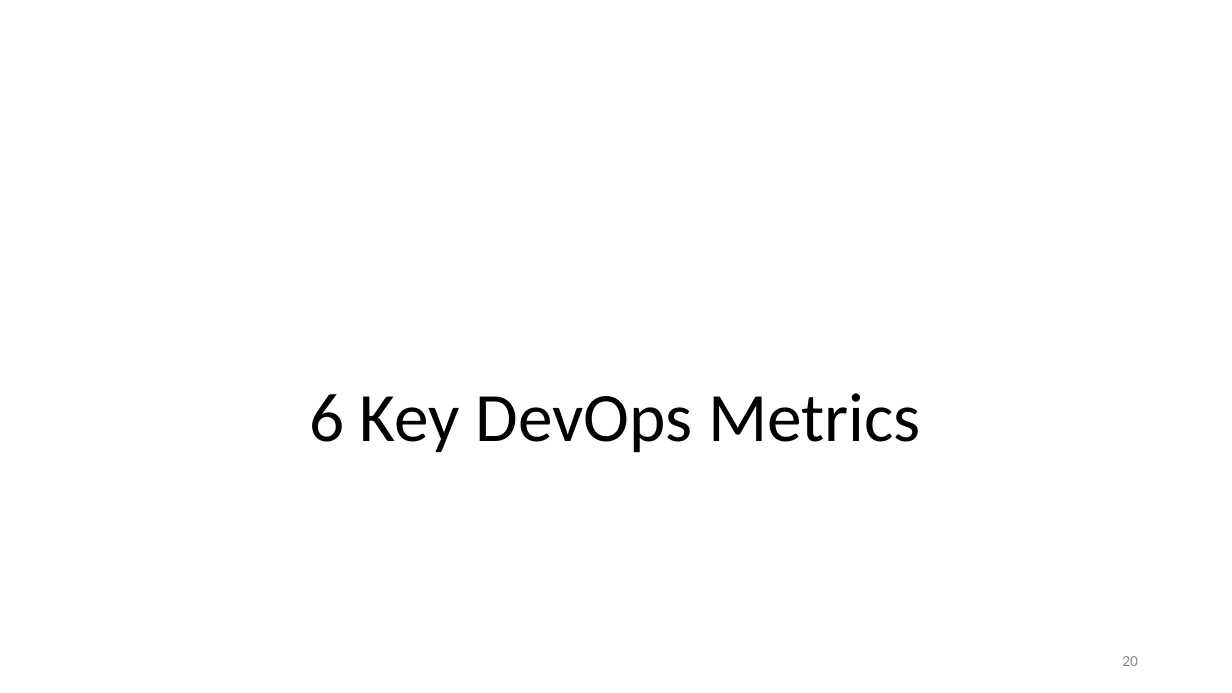
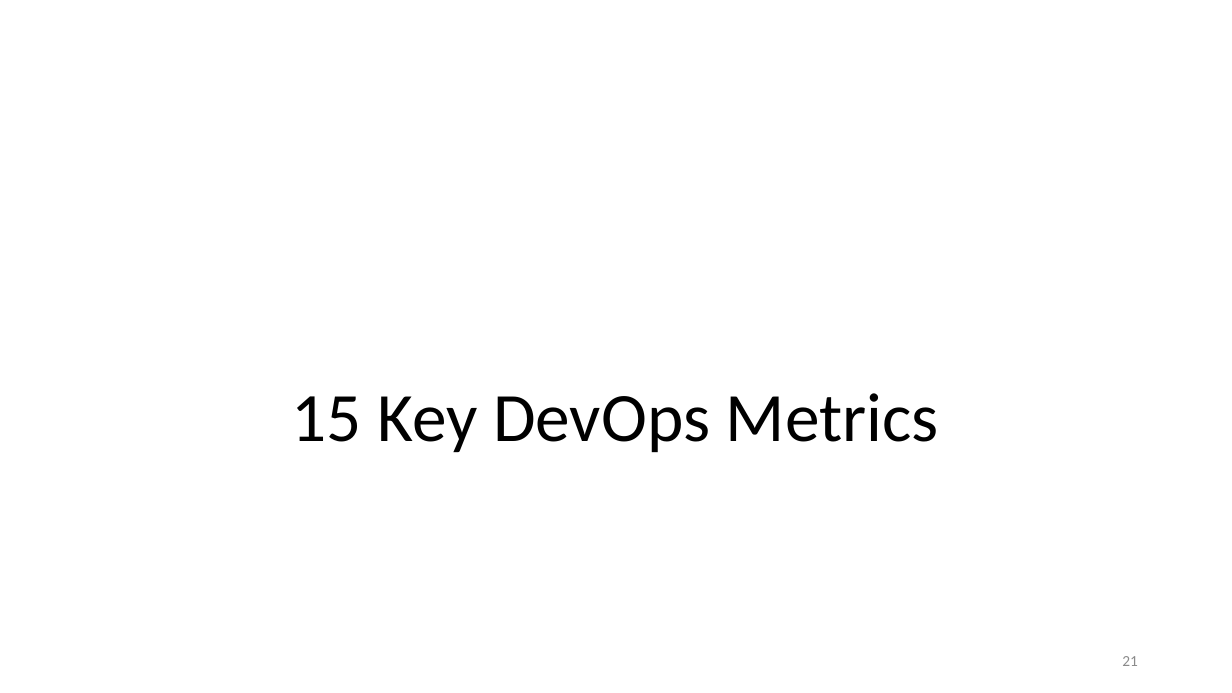
Before and after one commit to malenezi/malenezi, a slide deck: slide 21 of SE489/Lectures/8-DevOps Metrics/DevOps Metrics.pptx (slide 20 before the commit). Drawn at 1232x693 pixels with LibreOffice and Linux fonts; fonts in the diff are those of the drawing. Boxes give left, top, right and bottom in pixels: in the first picture for what was removed or moved away, otherwise in the second. Text is boxed around its words. In the diff, an @@ line names an element or a change of style, - is before the commit and + after.

```diff
--- a/SE489/Lectures/8-DevOps Metrics/DevOps Metrics.pptx
+++ b/SE489/Lectures/8-DevOps Metrics/DevOps Metrics.pptx
@@ title at <box>292,393,939,453</box>: text changed @@
-6 Key DevOps Metrics
+15 Key DevOps Metrics
@@ page number at <box>1122,656,1138,666</box>: text changed @@
-20
+21
```
Also in this commit, not shown: 2 other slides changed, 12 slides added, 1 slide removed.
